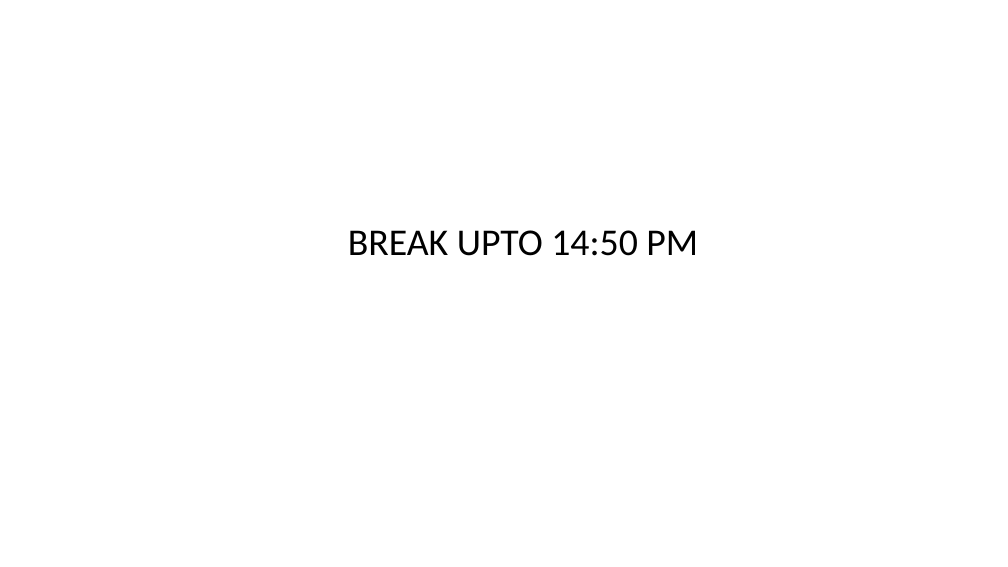
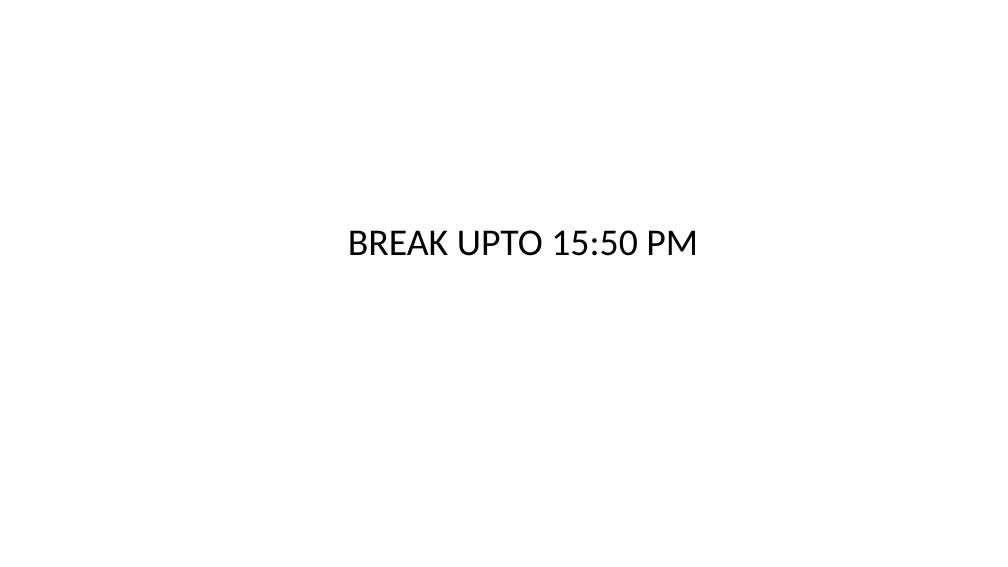
Before and after one commit to jayanta1971/wiprojulytrain, a slide deck: slide 7 of ppt/day-6-java_26_7_2025.pptx (slide 4 before the commit). Drawn at 1008x567 pixels with LibreOffice and Linux fonts; fonts in the diff are those of the drawing. Boxes give left, top, right and bottom in pixels: in the first picture for what was removed or moved away, otherwise in the second. Text is boxed around its words. In the diff, an @@ line names an element or a change of style, - is before the commit and + after.

```diff
--- a/ppt/day-6-java_26_7_2025.pptx
+++ b/ppt/day-6-java_26_7_2025.pptx
@@ text at box(348, 230, 698, 256): text changed @@
-BREAK UPTO 14:50 PM
+BREAK UPTO 15:50 PM
```
Also in this commit, not shown: 1 other slide changed, 3 slides added, 4 other files.
